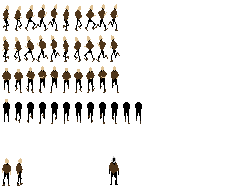
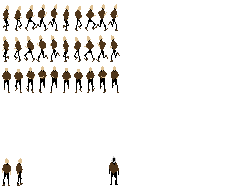
Comparing the layer stacks of the two 240x186 images. Changes:
painted on "running up" over [left=3, top=99, right=142, bottom=124]
